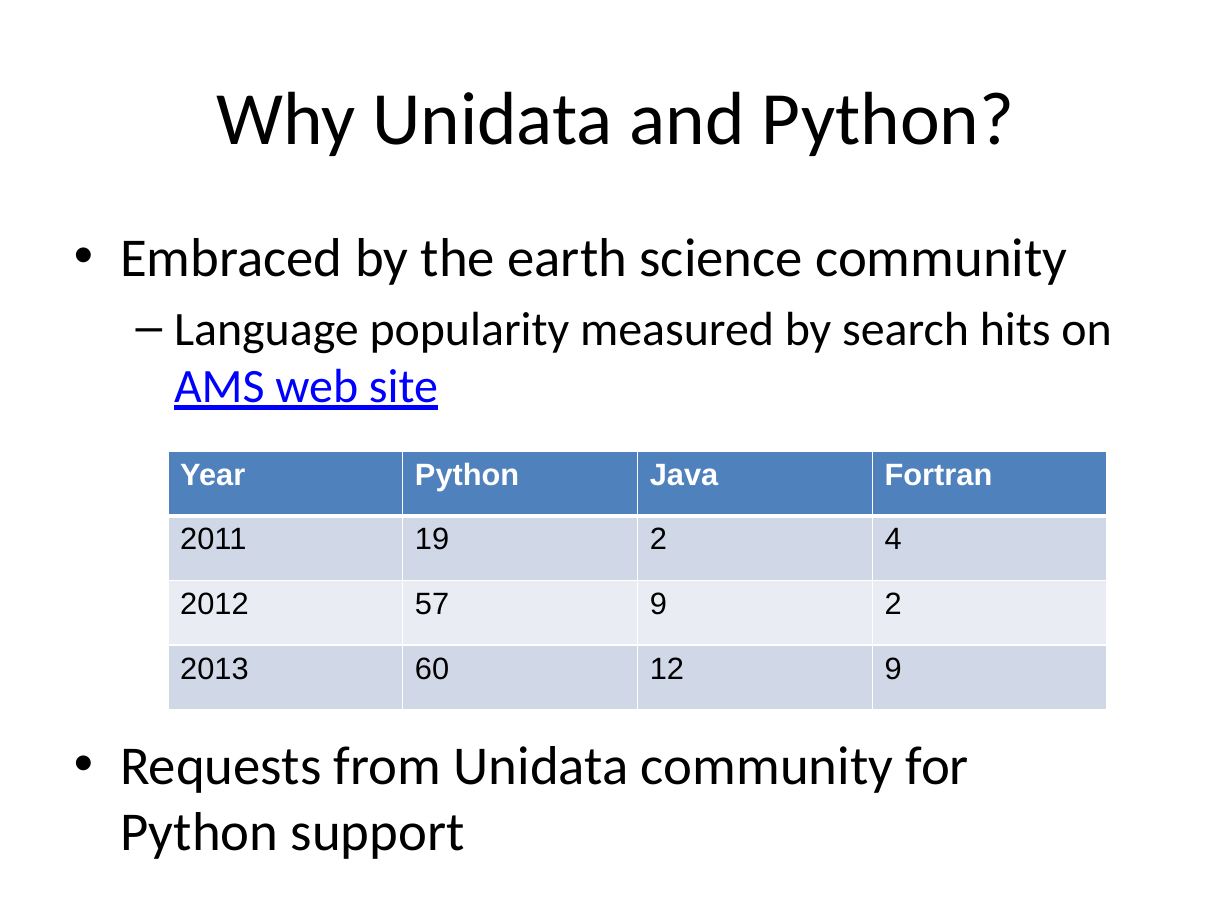
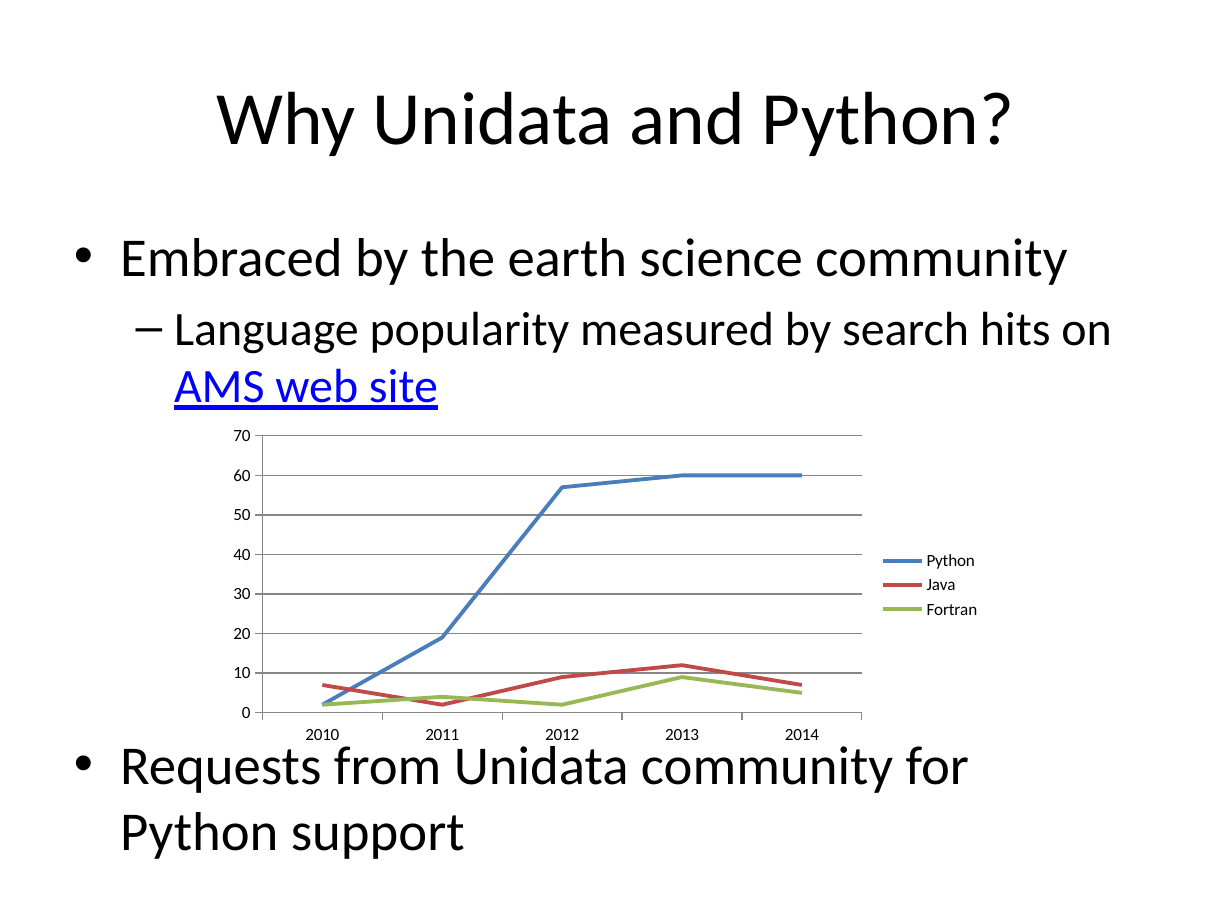
Before and after one commit to Unidata/python-workshop, a slide deck: slide 9 of Overview.pptx. Drawn at 1232x924 pixels with LibreOffice and Linux fonts; fonts in the diff are those of the drawing; background and template pictures are left out. Boxes give left, top, right and bottom in pixels: in the first picture for what was removed or moved away, otherwise in the second. Text is boxed around its words. In the diff, an @@ line names an element or a change of style, - is before the commit and + after.

Commit message:
Minor changes to overview slides

```diff
--- a/Overview.pptx
+++ b/Overview.pptx
@@ line chart added at [218, 420, 993, 752] @@
+categories: 2010, 2011, 2012, 2013, 2014
+Python: 2, 19, 57, 60, 60
+Java: 7, 2, 9, 12, 7
+Fortran: 2, 4, 2, 9, 5
@@ table removed at [168, 451, 1109, 710], 4 rows, 4 columns @@
-Year | Python | Java | Fortran
-2011 | 19 | 2 | 4
-2012 | 57 | 9 | 2
-2013 | 60 | 12 | 9
```
Also in this commit, not shown: 1 other file.
